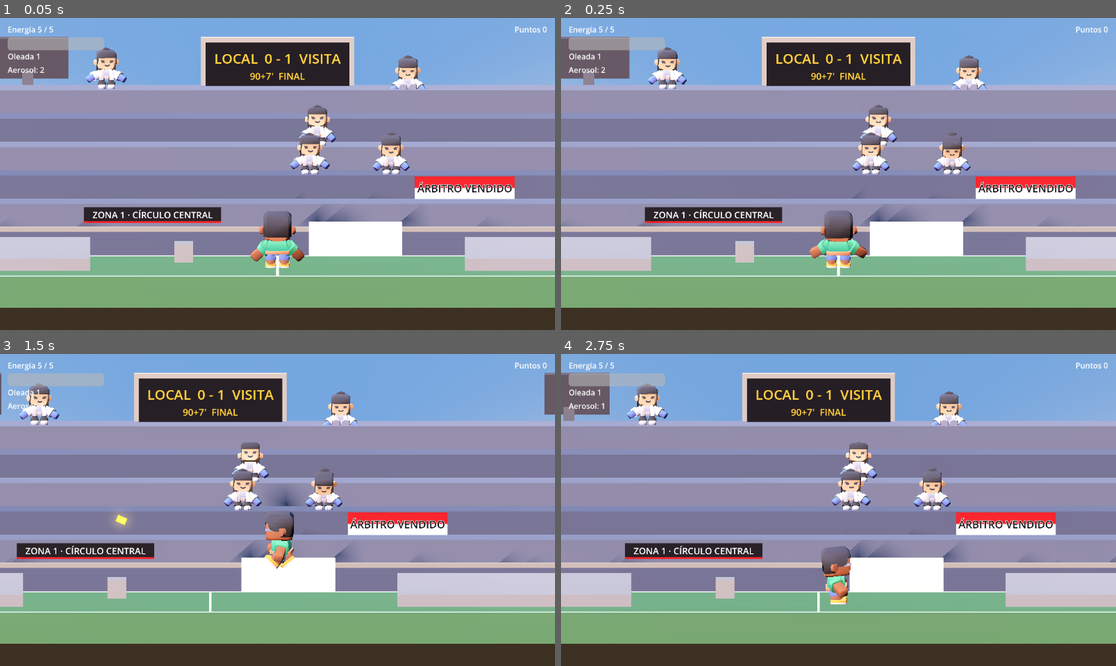
Above: before the commit, frames 1-4 (two rows, left to right).
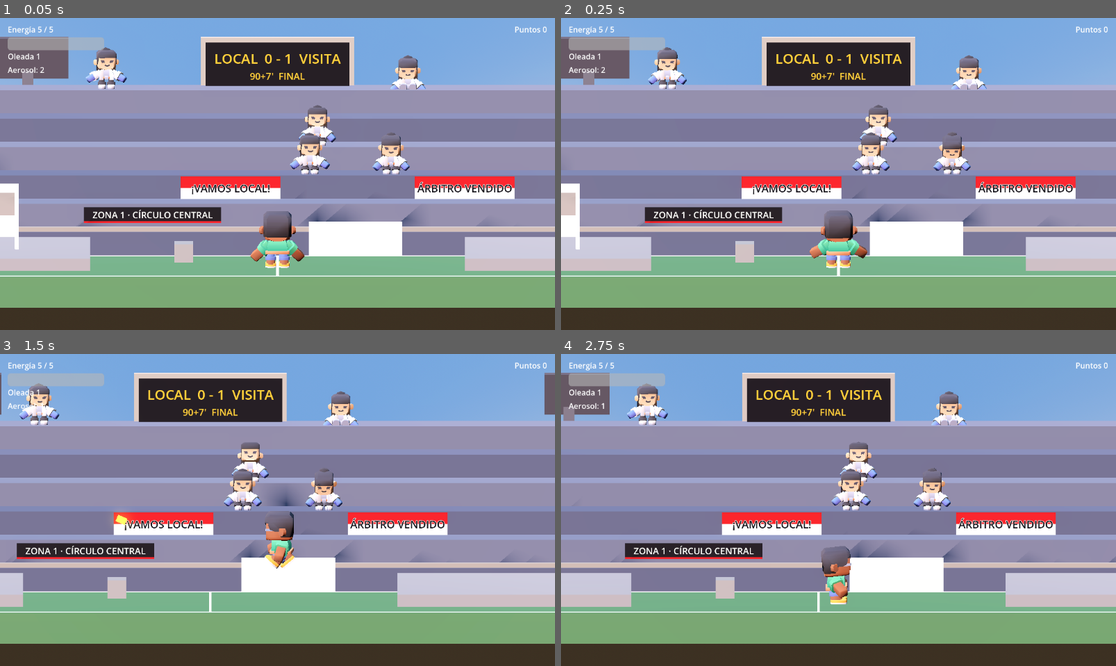
Above: after the commit, the same moments.

Repository: allan-gomez-creator/Barrasbalas
Game: Godot game, scene res://main.tscn
The game is run twice, just before and just after one commit, with the same random seed, the same clock (stepped at 60 frames per second) and the same inputs.
Inputs (mouse positions are in pixels of both pictures, inside the frame that each line leads up to):
- Up to frame 1 (0.05 s): no input
- Up to frame 2 (0.25 s): no input
- Up to frame 3 (1.5 s): tap Enter at 0.5 s; move the mouse to (399, 494) at 0.52 s; hold D (move_right) 0.53-1.28 s; right-click (399, 494) at 0.6 s; tap Space (saltar) at 0.77 s; move the mouse to (166, 525) at 1.27 s; hold A (move_left) from 1.28 s (still down); click (166, 525) at 1.35 s
- Up to frame 4 (2.75 s): tap Space (saltar) at 1.52 s; move the mouse to (894, 441) at 2.02 s; release A (move_left) at 2.03 s; hold D (move_right) from 2.03 s (still down); tap Shift (esquivar) at 2.1 s

The runs differ from the first frame. In frame 1, 1.9% of the frame differs, in the area x 0-51%, y 50-75%; in frame 2, 1.9%; in frame 3, 1.3%; in frame 4, 1.3%.

Commit message:
Assets del estadio - valla y conos de Kenney, arco del Soccer Field y creditos

Diff:
--- a/barrera.gd
+++ b/barrera.gd
@@ -6,6 +6,11 @@
 # piso. La colisión no cambia.
 
 signal se_abrio
+
+# Lunes 23 (tarde): la valla y los conos son del City Kit (Roads) de Kenney (CC0),
+# que consiguió Martín. Ver CREDITOS.txt.
+const MODELO_VALLA = preload("res://assets/estadio/city-kit-roads/construction-fence.glb")
+const MODELO_CONO = preload("res://assets/estadio/city-kit-roads/construction-cone.glb")
 
 @export var abre_tras_oleada = 3
 @export var ancho_valla = 1.1      # m que se ve de frente (la colisión sigue igual de delgada)
@@ -50,7 +55,7 @@
 	letrero.visible = false
 
 
-# La valla: dos postes, tres barras, una placa amarilla y la sirena encima.
+# La valla: el modelo de Kenney, una placa amarilla, la sirena encima y dos conos.
 # El nodo está a 4 m de alto, así que todo baja 4 m para quedar en el piso.
 func armar_valla():
 	valla_nueva = Node3D.new()
@@ -58,22 +63,22 @@
 	valla_nueva.position = Vector3(0, -4.0, 0.3)
 	add_child(valla_nueva)
 
-	var metal = StandardMaterial3D.new()
-	metal.albedo_color = Color(0.62, 0.65, 0.7)
-	metal.metallic = 0.5
-	metal.roughness = 0.45
 	var amarillo = StandardMaterial3D.new()
 	amarillo.albedo_color = Color(0.98, 0.8, 0.1)
 
-	var medio = ancho_valla / 2.0
+	# La valla de Kenney mide 0.375 de largo y 0.18 de alto, y viene de lado:
+	# se gira 90° para que quede de frente y se estira al ancho y alto que queremos.
+	var modelo = MODELO_VALLA.instantiate()
+	modelo.rotation_degrees.y = 90
+	modelo.scale = Vector3(5.0, alto_valla / 0.179, ancho_valla / 0.375)
+	valla_nueva.add_child(modelo)
+	# Dos conos a los lados, un poco adelante.
 	for lado in [-1, 1]:
-		caja(Vector3(0.08, alto_valla, 0.08), Vector3(lado * medio, alto_valla / 2.0, 0), metal)
-	for alto in [0.15, alto_valla * 0.55, alto_valla - 0.05]:
-		caja(Vector3(ancho_valla, 0.06, 0.06), Vector3(0, alto, 0), metal)
-	for i in 6:   # barrotes delgados
-		var x = -medio + ancho_valla * (i + 1) / 7.0
-		caja(Vector3(0.03, alto_valla - 0.2, 0.03), Vector3(x, alto_valla / 2.0, 0), metal)
-	caja(Vector3(ancho_valla - 0.1, 0.32, 0.04), Vector3(0, alto_valla * 0.55 + 0.2, 0.03), amarillo)
+		var cono = MODELO_CONO.instantiate()
+		cono.scale = Vector3.ONE * 6.0      # 0.094 x 6 = 0.56 m de alto
+		cono.position = Vector3(lado * (ancho_valla / 2.0 + 0.35), 0, 0.9)
+		valla_nueva.add_child(cono)
+	caja(Vector3(ancho_valla - 0.1, 0.32, 0.04), Vector3(0, alto_valla * 0.55 + 0.2, 0.22), amarillo)
 
 	var texto = Label3D.new()
 	texto.text = "POLICÍA"
@@ -81,7 +86,7 @@
 	texto.font_size = 40
 	texto.modulate = Color(0.05, 0.05, 0.08)
 	texto.outline_size = 0
-	texto.position = Vector3(0, alto_valla * 0.55 + 0.2, 0.06)
+	texto.position = Vector3(0, alto_valla * 0.55 + 0.2, 0.25)
 	valla_nueva.add_child(texto)
 
 	sirena = StandardMaterial3D.new()
--- a/zonas.gd
+++ b/zonas.gd
@@ -8,7 +8,7 @@
 var zonas = [
 	{"x": -4.0, "nombre": "ZONA 1 · CÍRCULO CENTRAL",
 	 "color_a": Color(0.8, 0.1, 0.12), "color_b": Color(0.96, 0.96, 0.94),
-	 "trapos": [[-11.0, "¡VAMOS LOCAL!"], [6.0, "ÁRBITRO VENDIDO"]]},
+	 "trapos": [[-1.5, "¡VAMOS LOCAL!"], [6.0, "ÁRBITRO VENDIDO"]]},
 	{"x": 18.5, "nombre": "ZONA 2 · RUMBO AL TÚNEL",
 	 "color_a": Color(0.1, 0.55, 0.25), "color_b": Color(0.96, 0.96, 0.94),
 	 "trapos": [[24.0, "PITO COMPRADO"], [37.0, "¡FUERA EL ÁRBITRO!"]]},
@@ -18,10 +18,17 @@
 ]
 
 const Z_LETRERO = -2.95    # frente de la fila 2 de las gradas
+
+# Lunes 23 (tarde): el arco es del "Soccer Field" de OpenGameArt (CC0), que
+# consiguió Martín. El archivo trae toda una cancha; aquí solo se usa un arco.
+const MODELO_CANCHA = preload("res://assets/estadio/soccer-field/Soccer Field.fbx")
+@export var arco_x = -10.5       # dónde va el arco (detrás de la tribuna izquierda, zona 1)
+@export var escala_arco = 2.35   # el arco viene de 1.04 de alto: x 2.35 = 2.44 m, el alto real
 const Z_TRAPO = -3.95      # frente de la fila 3
 
 
 func _ready():
+	arco()
 	for zona in zonas:
 		letrero(zona)
 		for trapo_info in zona["trapos"]:
@@ -70,3 +77,21 @@
 	m.material_override = mat
 	add_child(m)
 	return m
+
+
+# Del modelo de la cancha se deja solo un arco. Las otras mallas se vacían en vez
+# de borrarse, porque en el modelo el arco cuelga de la malla de la cancha.
+func arco():
+	var cancha = MODELO_CANCHA.instantiate()
+	for malla in cancha.find_children("*", "MeshInstance3D", true, false):
+		if malla.name != "Soccer Goal":
+			malla.mesh = null
+	var nodo = Node3D.new()
+	nodo.name = "Arco"
+	add_child(nodo)
+	nodo.add_child(cancha)
+	# En el modelo el arco está en x = -11.41, z = 0, con la boca mirando a +x.
+	cancha.position = Vector3(11.41, 0, 0)
+	nodo.scale = Vector3.ONE * escala_arco
+	nodo.rotation_degrees.y = -90          # la boca del arco mira a la cámara
+	nodo.position = Vector3(arco_x, 0, -0.9)
Not shown, added: CREDITOS.txt
Not shown, added: assets/estadio/city-kit-roads/License.txt
Binary file added: assets/estadio/city-kit-roads/Textures/colormap.png
Not shown, added: assets/estadio/city-kit-roads/Textures/colormap.png.import
Binary file added: assets/estadio/city-kit-roads/construction-cone.glb
Not shown, added: assets/estadio/city-kit-roads/construction-cone.glb.import
Binary file added: assets/estadio/city-kit-roads/construction-fence.glb
Not shown, added: assets/estadio/city-kit-roads/construction-fence.glb.import
Not shown, added: assets/estadio/soccer-field/License.txt
Binary file added: assets/estadio/soccer-field/Soccer Field.fbx
Not shown, added: assets/estadio/soccer-field/Soccer Field.fbx.import
